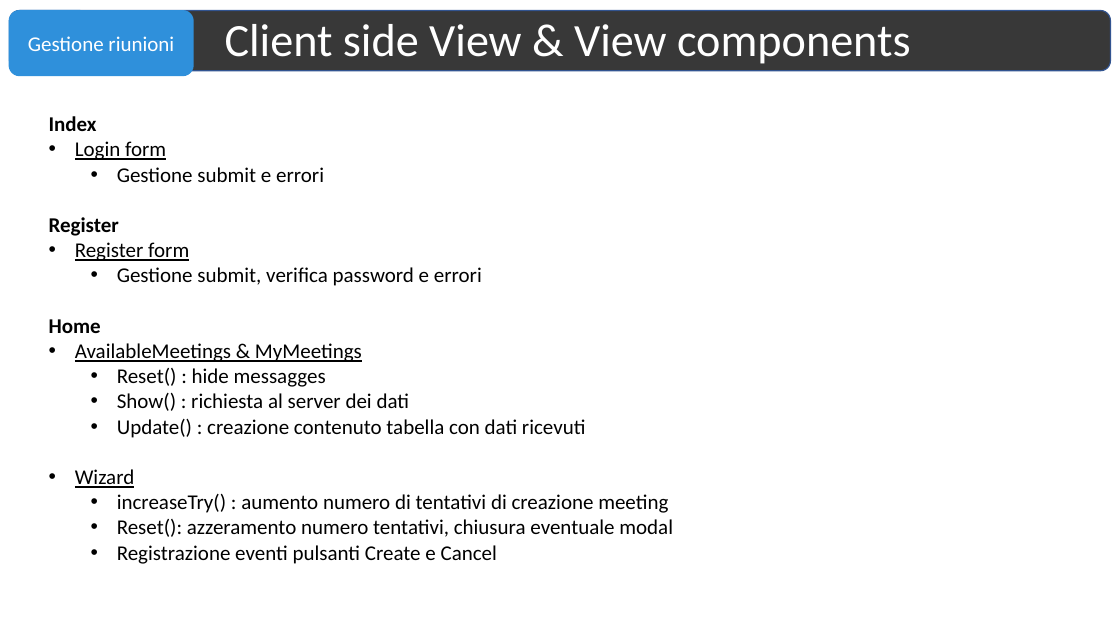
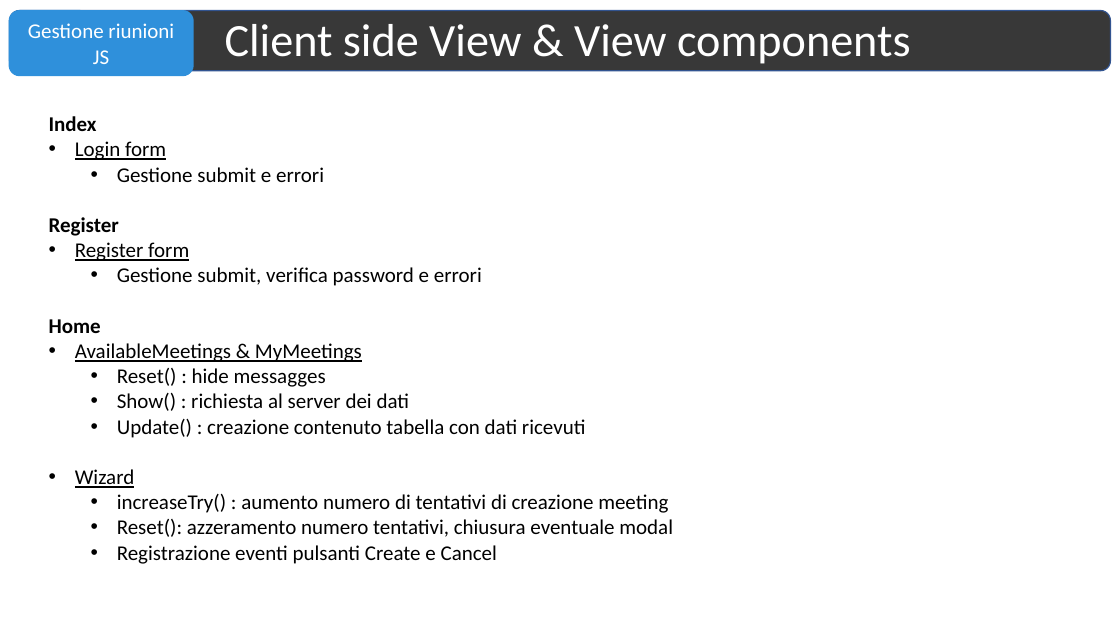
Before and after one commit to matteovisotto/EsameTIW-JS, a slide deck: slide 15 of Documentazione.pptx. Drawn at 1120x630 pixels with LibreOffice and Linux fonts; fonts in the diff are those of the drawing. Boxes give left, top, right and bottom in pixels: in the first picture for what was removed or moved away, otherwise in the second. Text is boxed around its words. In the diff, an @@ line names an element or a change of style, - is before the commit and + after.

Commit message:
Updated doc

```diff
--- a/Documentazione.pptx
+++ b/Documentazione.pptx
@@ text in rounded rectangle at (28, 23, 174, 64): text changed @@
-Gestione riunioni
+Gestione riunioni JS
```
Also in this commit, not shown: 21 other slides changed.
